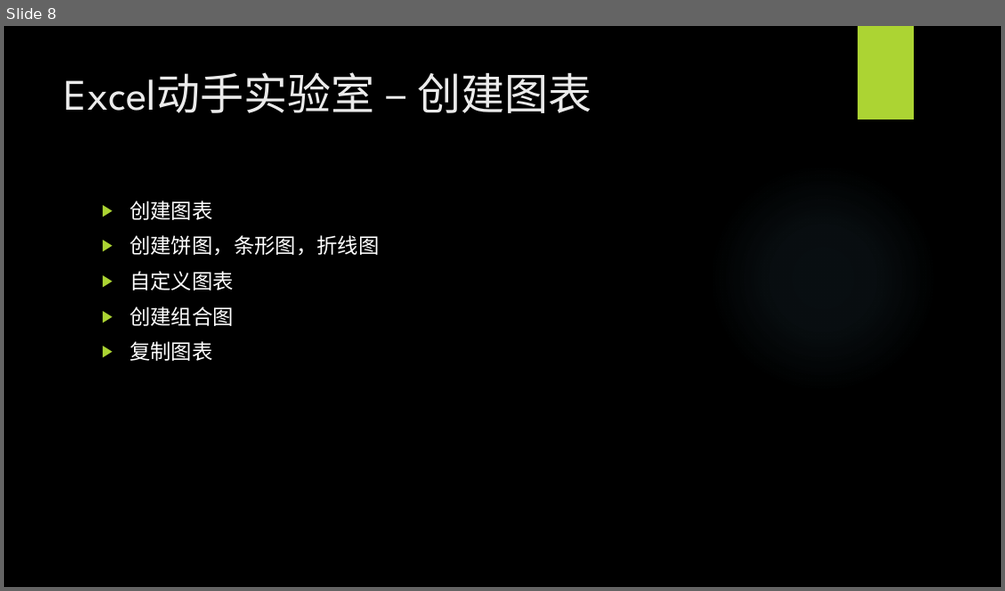
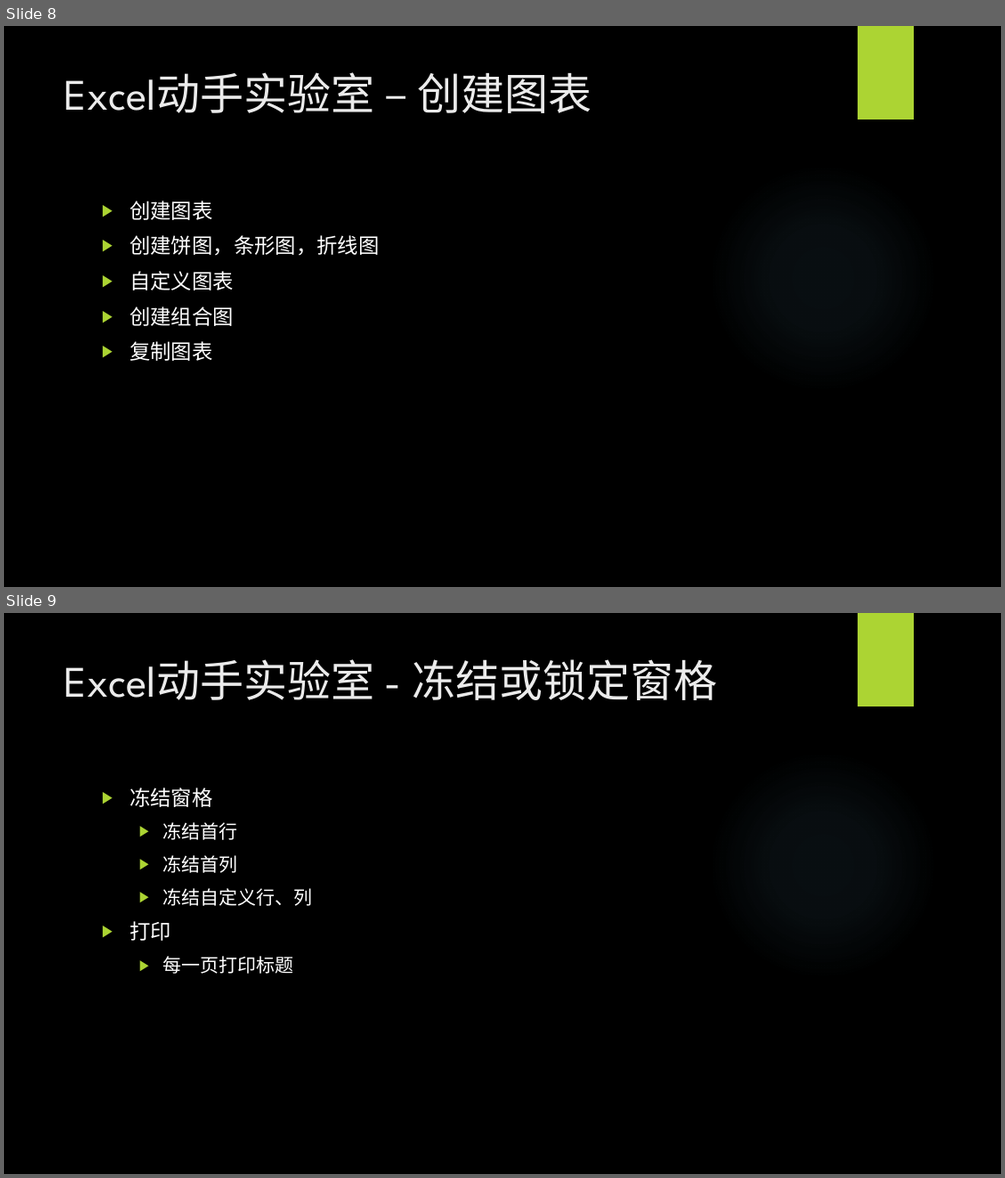
Before and after one commit to BigEgg/OfficeTraining, a slide deck: Excel动手实验室.pptx. Shown one above the other, each under a label of ours: slide 8 before the commit, slides 8 and 9 after it. The pictures are 1005x591 and 1005x1178 pixels, drawn with LibreOffice and Linux fonts; fonts in the diff are those of the drawing; background and template pictures are left out. Boxes give left, top, right and bottom in pixels: in the first picture for what was removed or moved away, otherwise in the second. Text is boxed around its words. In the diff, an @@ line names an element or a change of style, - is before the commit and + after.

```diff
--- a/Excel动手实验室.pptx
+++ b/Excel动手实验室.pptx
@@ slide 9 added at bbox=[4, 613, 1001, 1174], background picture (left out); not listed: 2 template elements that a slide beside it also shows @@
@@ title added at bbox=[65, 659, 717, 700], 42 pt, text #EBEBEB @@
+Excel动手实验室 - 冻结或锁定窗格
@@ text added at bbox=[129, 787, 312, 973], 18 pt, text #FFFFFF @@
+▶ 冻结窗格
+  ▶ 冻结首行
+  ▶ 冻结首列
+  ▶ 冻结自定义行、列
+▶ 打印
+  ▶ 每一页打印标题
```
Also in this commit, not shown: 1 other file.
